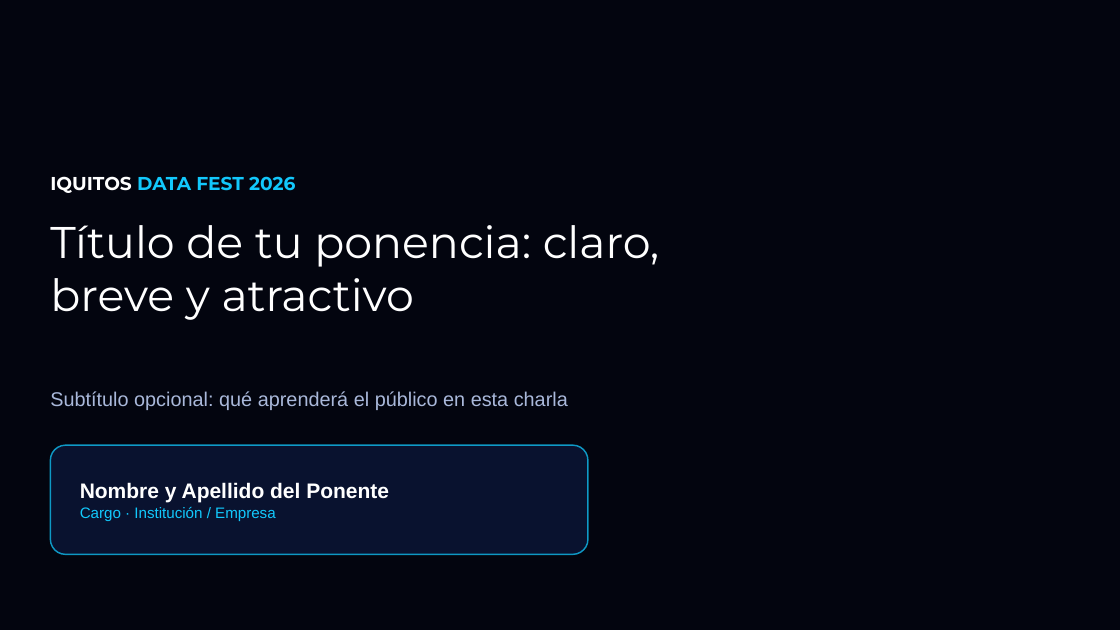
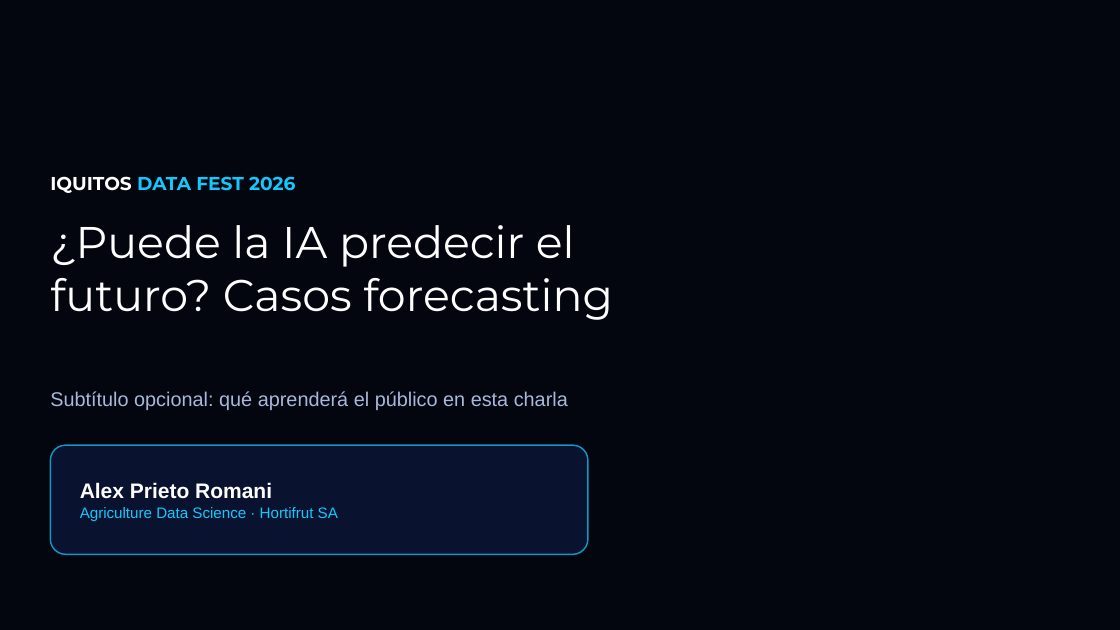
Before and after one commit to AlexPrietoRomani/charla_forecasting, a slide deck: slide 1 of docs/PLANTILLA PONENTES.pptx. Drawn at 1120x630 pixels with LibreOffice and Linux fonts; fonts in the diff are those of the drawing; background and template pictures are left out. Boxes give left, top, right and bottom in pixels: in the first picture for what was removed or moved away, otherwise in the second. Text is boxed around its words. In the diff, an @@ line names an element or a change of style, - is before the commit and + after.

Commit message:
feat(deck): clona exactamente diapositivas 1, 2 y 20 de la plantilla oficial con logos grandes, perfil de Alex y QR actualizado

```diff
--- a/docs/PLANTILLA PONENTES.pptx
+++ b/docs/PLANTILLA PONENTES.pptx
@@ title at [50,225,613,320]: text changed @@
-Título de tu ponencia: claro, breve y atractivo
+¿Puede la IA predecir el futuro? Casos forecasting
@@ text at [80,482,338,521]: text changed; size 18 to 13 pt; text colour #FFFFFF to #12C8FC; bold off @@
-Nombre y Apellido del Ponente
-Cargo · Institución / Empresa
+Alex Prieto Romani
+Agriculture Data Science · Hortifrut SA
```
Also in this commit, not shown: 2 other slides changed, 17 other files.
